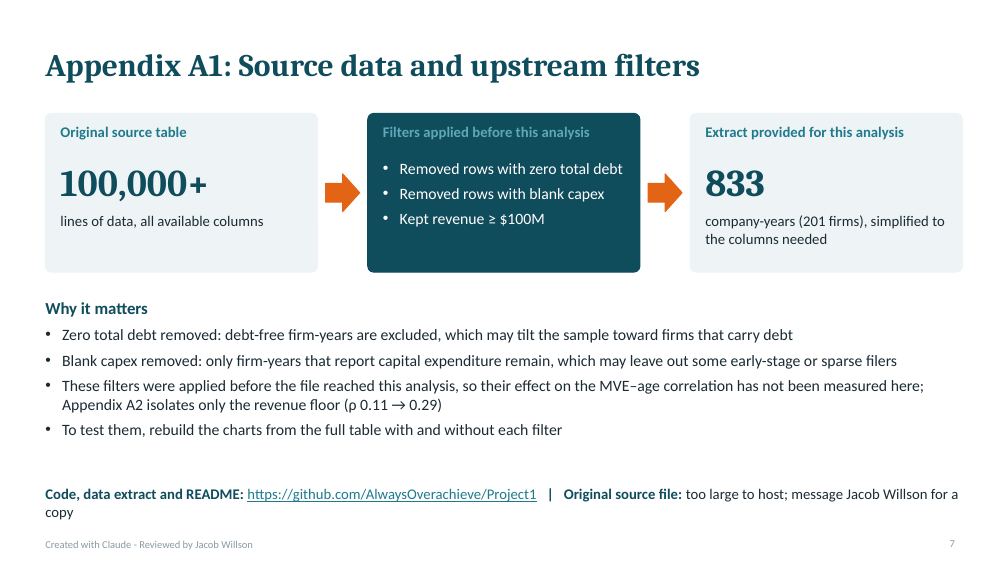
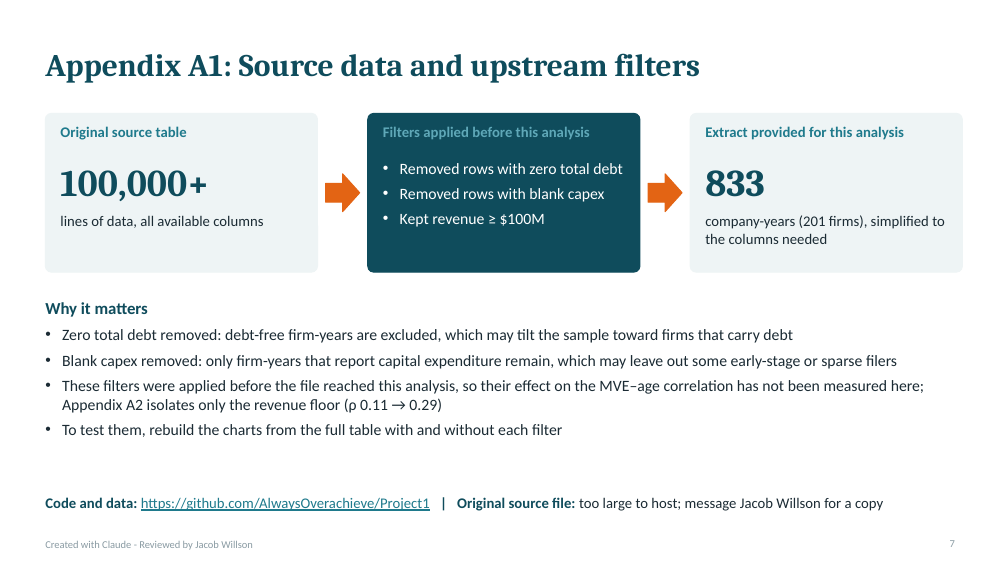
Before and after one commit to AlwaysOverachieve/Project1, a slide deck: slide 7 of out/Biotech_MVE_vs_Age.pptx. Drawn at 1008x567 pixels with LibreOffice and Linux fonts; fonts in the diff are those of the drawing. Boxes give left, top, right and bottom in pixels: in the first picture for what was removed or moved away, otherwise in the second. Text is boxed around its words. In the diff, an @@ line names an element or a change of style, - is before the commit and + after.

```diff
--- a/out/Biotech_MVE_vs_Age.pptx
+++ b/out/Biotech_MVE_vs_Age.pptx
@@ text at bbox=[45, 497, 883, 511]: text changed; text colour #0F4C5C to #1F7A8C @@
-Code, data extract and README: https://github.com/AlwaysOverachieve/Project1 | Original source file: too large to host; message Jacob Willson for a copy
+Code and data: https://github.com/AlwaysOverachieve/Project1 | Original source file: too large to host; message Jacob Willson for a copy
```
Also in this commit, not shown: 1 other file.
